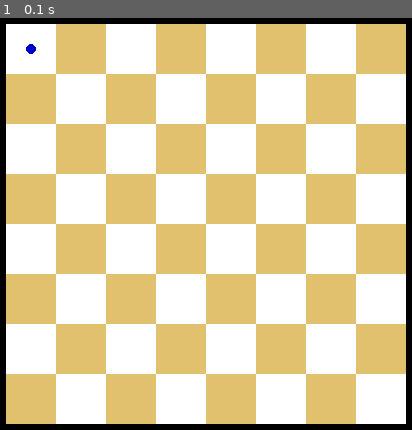
Above: before the commit, frame 1.
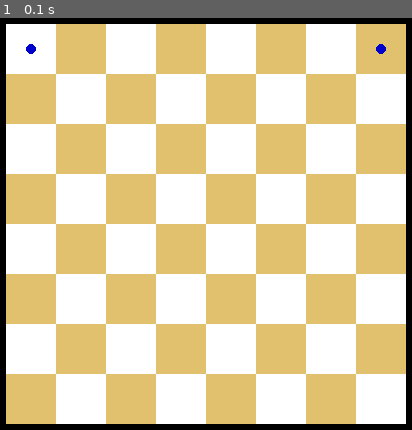
Above: after the commit, the same moment.

Repository: Nikhil-Singla/the-dev-dossier
Game: pygame game, started from game_dev/chessSimple.py
The game is run twice, just before and just after one commit, with the same random seed, the same clock (stepped at 60 frames per second) and the same inputs.
Inputs:
- Up to frame 1 (0.1 s): no input

The runs differ from the first frame. In frame 1, less than 0.1% of the frame differs, in the area x 91-94%, y 6-9%.

Commit message:
Small correction.

Diff:
--- a/game_dev/chessSimple.py
+++ b/game_dev/chessSimple.py
@@ -47,10 +47,10 @@
 
 pieceName = ["Pawn", "Rook", "Knight", "Bishop", "King", "Queen"]
 pieceColor = [aqua, navy, orange, green, metallic, red]
-def drawPiece(name, i, j):
+def drawPiece(name, xCor, yCor):
     for i in range(len(pieceName)):
         if name.lower() == pieceName[i].lower():
-            pygame.draw.circle(screen,pieceColor[i], (50*i+175, 50*j+225), 5)
+            pygame.draw.circle(screen,pieceColor[i], (50*xCor+225, 50*yCor+225), 5)
 
 
 gameState = True ## Game Running
@@ -65,7 +65,8 @@
         for j in range(len(board[i])):
                 drawSquare(i, j)
 
-    drawPiece("rook", 0, 0)
+    drawPiece("Rook", 0, 0)
+    drawPiece("Rook", 7, 0)
 
 
     pygame.display.flip() ## Update the content of the entire display
